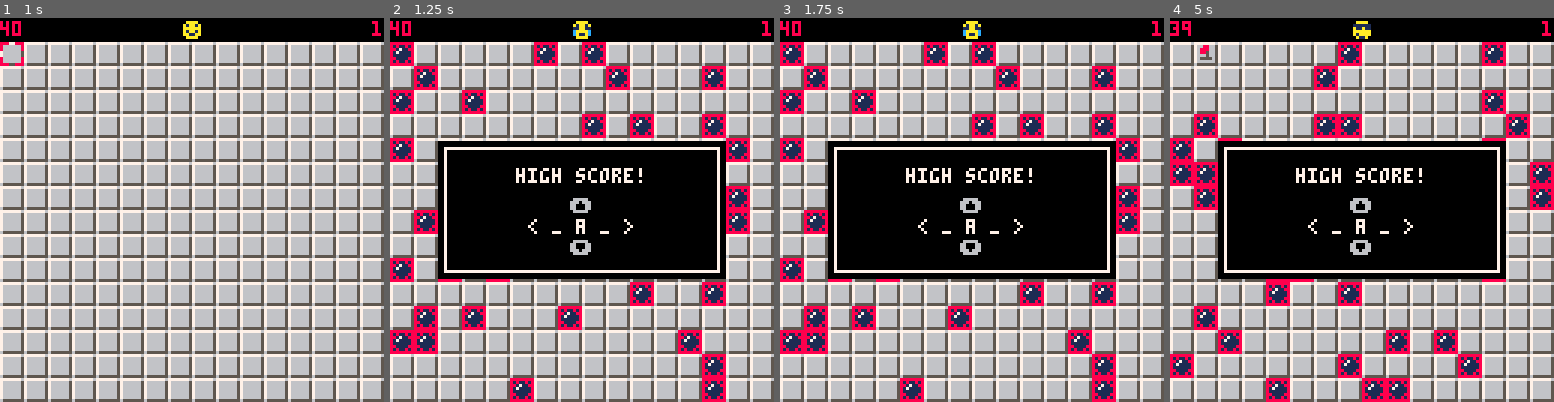
Above: before the commit, frames 1-4 (left to right).
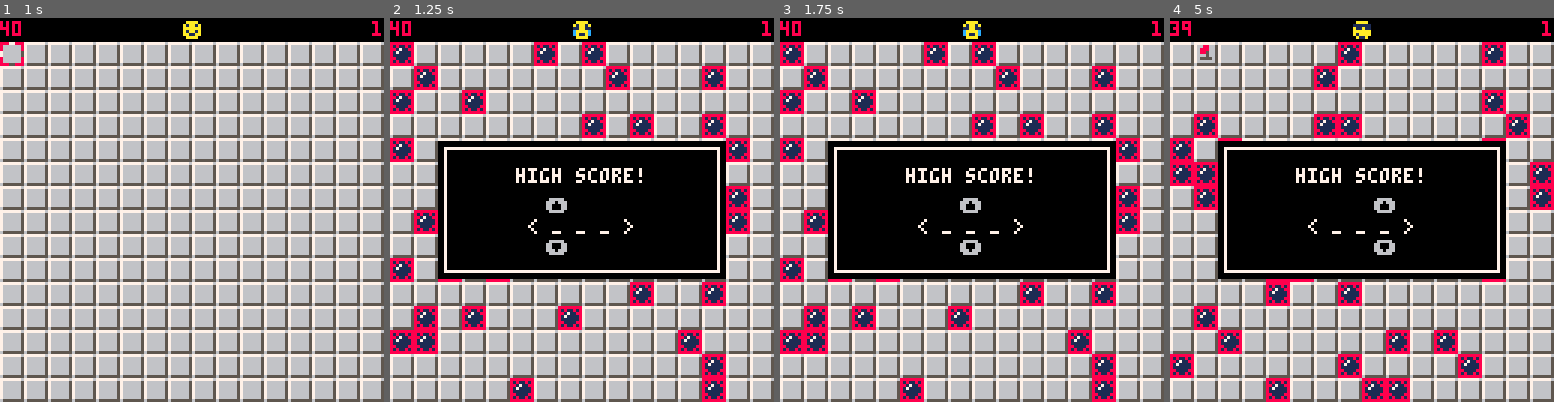
Above: after the commit, the same moments.

Repository: Carsonthemonkey/picosweeper
Game: PICO-8 cartridge minesweeper_header.p8
Same seed, same stepped clock (60 frames per second), same inputs: the game is played once before the commit and once after it.
Inputs:
- Up to frame 1 (1 s): tap X (X key) at 0.33 s; tap O (Z key) at 0.7 s
- Up to frame 2 (1.25 s): tap X (X key) at 1.07 s
- Up to frame 3 (1.75 s): hold Right from 1.6 s (still down); tap O (Z key) at 1.7 s
- Up to frame 4 (5 s): tap X (X key) at 1.85, 2.97, 4.08 s; release Right at 2.1 s; tap O (Z key) every 0.4 s from 2.1 to 4.9 s; hold Up 2.15-2.42 s; hold Right 2.47-3.03 s; hold Left 3.08-3.58 s; hold Down 3.63-3.97 s; hold Right 4.02-4.68 s; hold Up from 4.73 s (still down)

Frame 1 is identical in both runs. In frame 2, 0.7% of the frame differs, in the area x 40-53%, y 46-62%; in frame 3, less than 0.1%; in frame 4, 0.7%.

Commit message:
add basic state to the name input

Diff:
--- a/minesweeper_header.p8
+++ b/minesweeper_header.p8
@@ -51,7 +51,6 @@
 mine = 0
 open = 1
 flag = 2
-typed_name = ""
 
 function draw_title()
 	local offset = 25
@@ -334,12 +333,29 @@
 	-- print(msg, 64 - (4 * #msg) / 2, 64 - half_y + 22, 6)
 end
 
+typed_name = {nil, nil, nil}
+active_chr = 1
 function name_input(x, y)
-	typed_name = "aaa"
-	print("< _ a _ >", x - 18, y)
-	print("    ⬆️", x - 20, y - 7, 6)
-	print("    ⬇️", x - 20, y + 7, 6)
-	return false
+	input_display = "< "
+	for i=1,3 do
+		input_display = input_display .. (typed_name[i] or "_") .. " "
+	end
+	input_display = input_display .. ">"
+	print(input_display, x - 18, y)
+	padding = ""
+	for i=1,active_chr do
+		padding = padding .. "  "
+	end
+	-- print("  ⬆️", x - 20, y - 7, 6)
+	print(padding .. "⬆️", x - 20, y - 7, 6)
+	print(padding .. "⬇️", x - 20, y + 7, 6)
+	-- print("🅾️", x + 21, y, 8)
+	if btnp(➡️) then
+		active_chr = min(active_chr + 1, 3)
+	end
+	if btnp(⬅️) then
+		active_chr = max(active_chr - 1, 1)
+	end
 end
 
 function reset_game()
